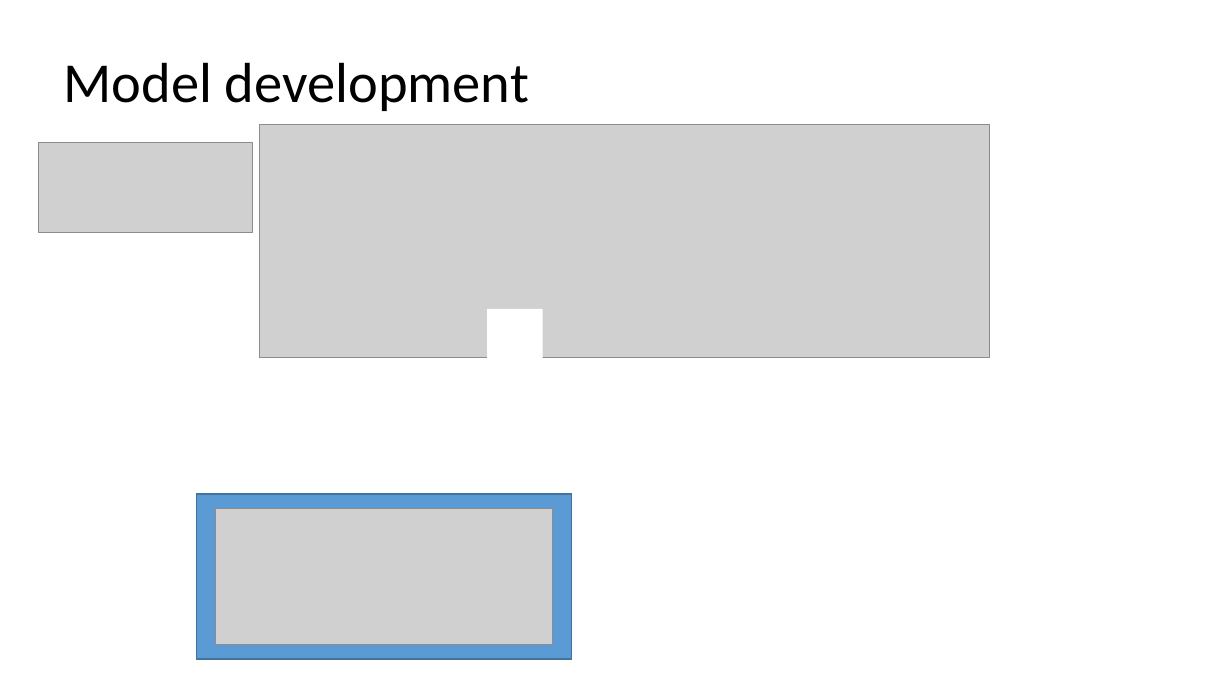
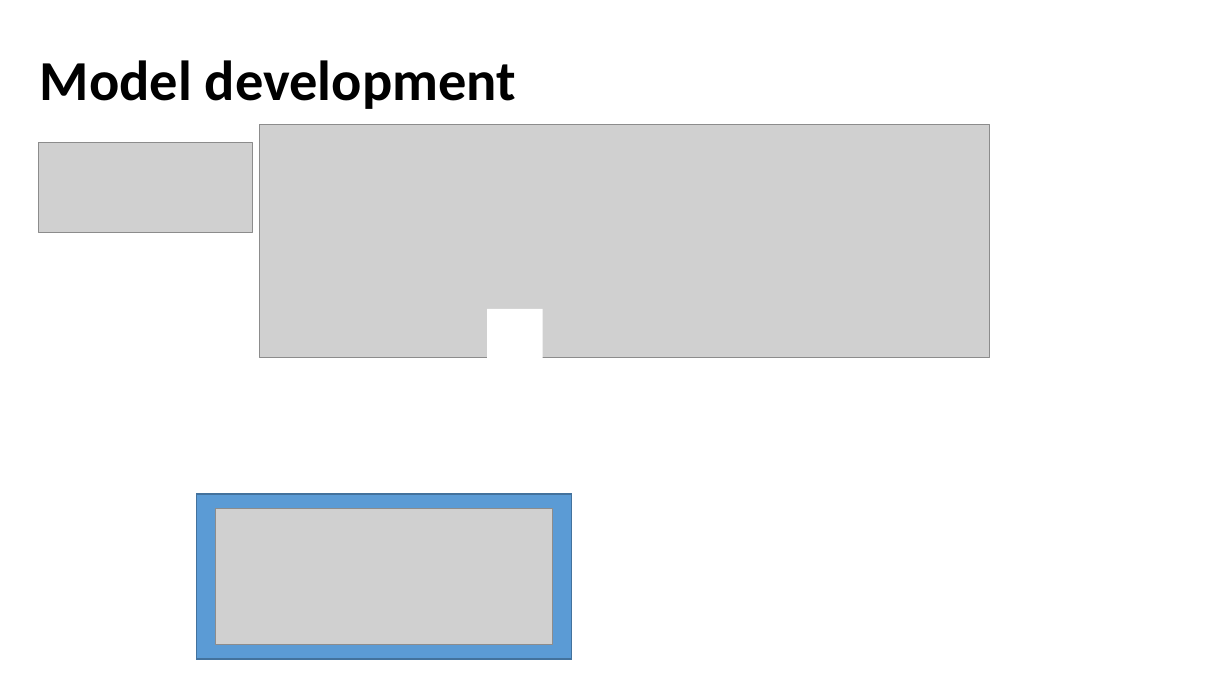
Before and after one commit to bamason2/ttc066-module, a slide deck: slide 7 of docs/lectures/Drivetrain Modelling II.pptx. Drawn at 1232x693 pixels with LibreOffice and Linux fonts; fonts in the diff are those of the drawing; grey boxes stand for pictures; background and template pictures are left out. Boxes give left, top, right and bottom in pixels: in the first picture for what was removed or moved away, otherwise in the second. Text is boxed around its words. In the diff, an @@ line names an element or a change of style, - is before the commit and + after.

Commit message:
Drivetrain modelling II
minor formatting changes to lecture slides

```diff
--- a/docs/lectures/Drivetrain Modelling II.pptx
+++ b/docs/lectures/Drivetrain Modelling II.pptx
@@ title "Model development": place and size @@
-title "Model development" at box(64, 62, 529, 111)
+title "Model development" at box(40, 60, 516, 109)
@@ title "Model development" at box(40, 60, 516, 109): bold on @@
```
Also in this commit, not shown: 14 other slides changed, 1 other file.
